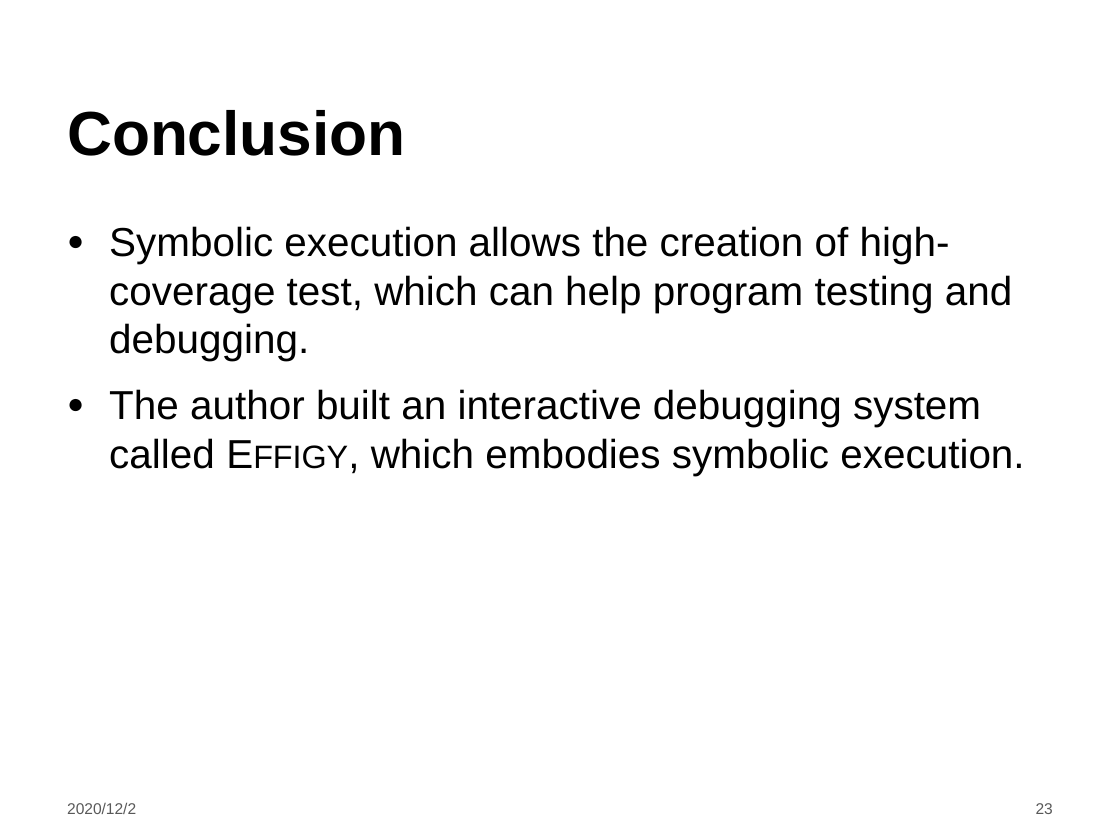
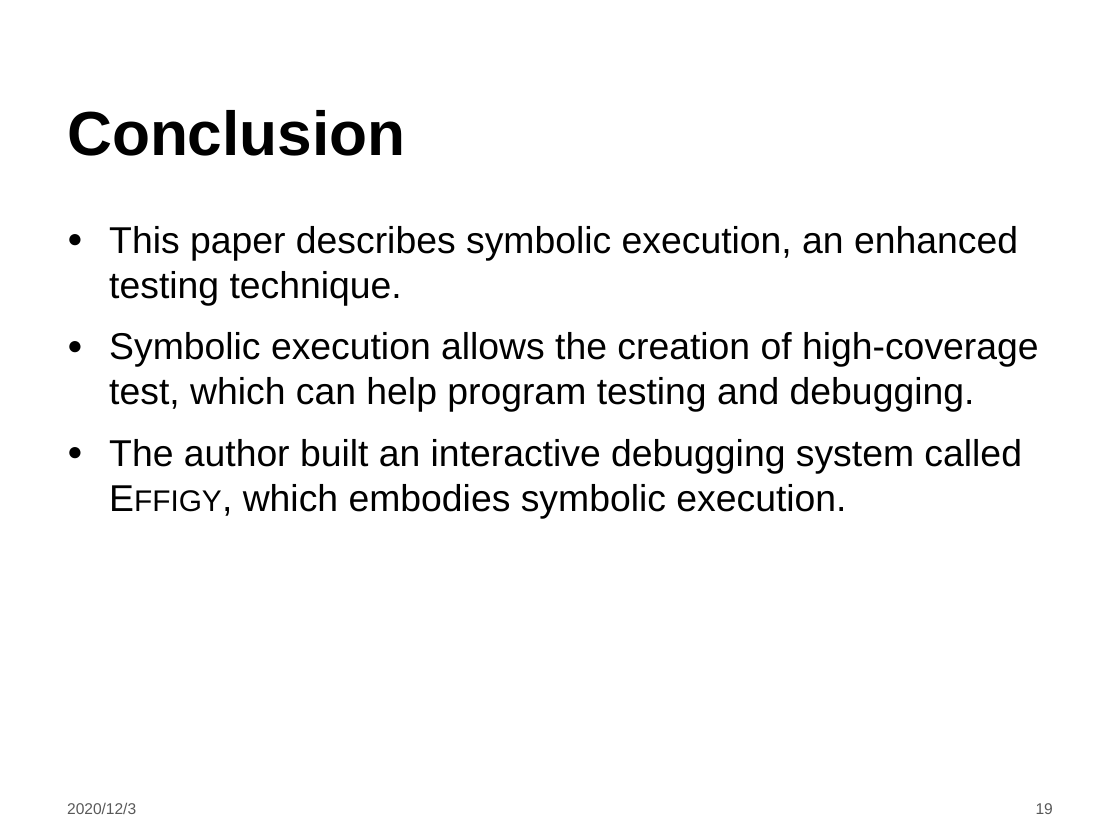
Before and after one commit to LintianShi/Research-Proposal, a slide deck: slide 19 of Symbolic_execution.pptx (slide 23 before the commit). Drawn at 1120x840 pixels with LibreOffice and Linux fonts; fonts in the diff are those of the drawing; background and template pictures are left out. Boxes give left, top, right and bottom in pixels: in the first picture for what was removed or moved away, otherwise in the second. Text is boxed around its words. In the diff, an @@ line names an element or a change of style, - is before the commit and + after.

```diff
--- a/Symbolic_execution.pptx
+++ b/Symbolic_execution.pptx
@@ text at bbox=[109, 226, 1018, 306]: paragraph added @@
+● This paper describes symbolic execution, an enhanced testing technique.
@@ text at bbox=[109, 332, 1039, 518]: size 26 to 24 pt in "Symbolic execution allows the creation of high-coverage ...", "The author built an interactive debugging system ..." @@
@@ text at bbox=[67, 802, 136, 814]: text changed @@
-2020/12/2
+2020/12/3
@@ page number at bbox=[1036, 803, 1053, 814]: text changed @@
-23
+19
```
Also in this commit, not shown: 17 other slides changed, 1 slide removed.
